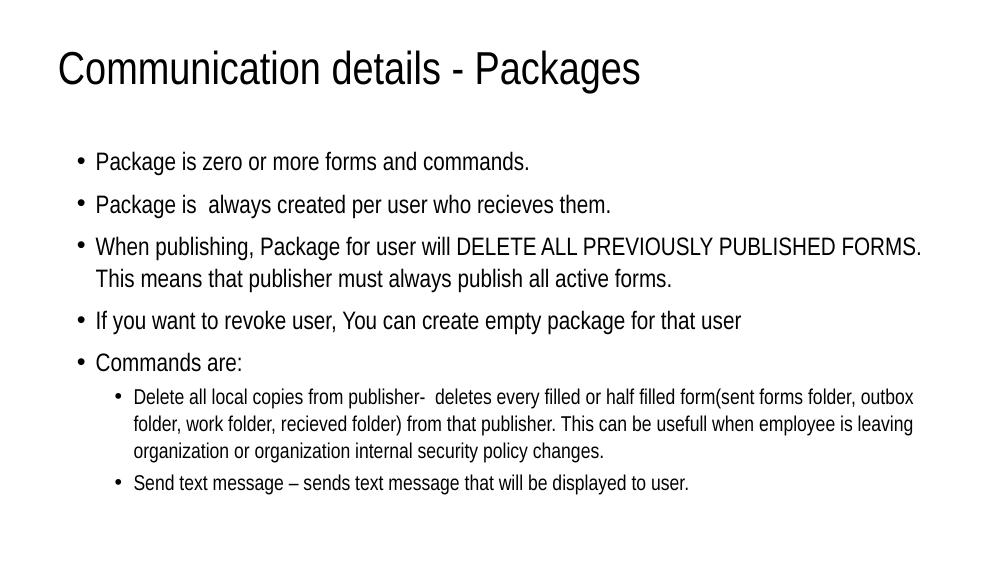
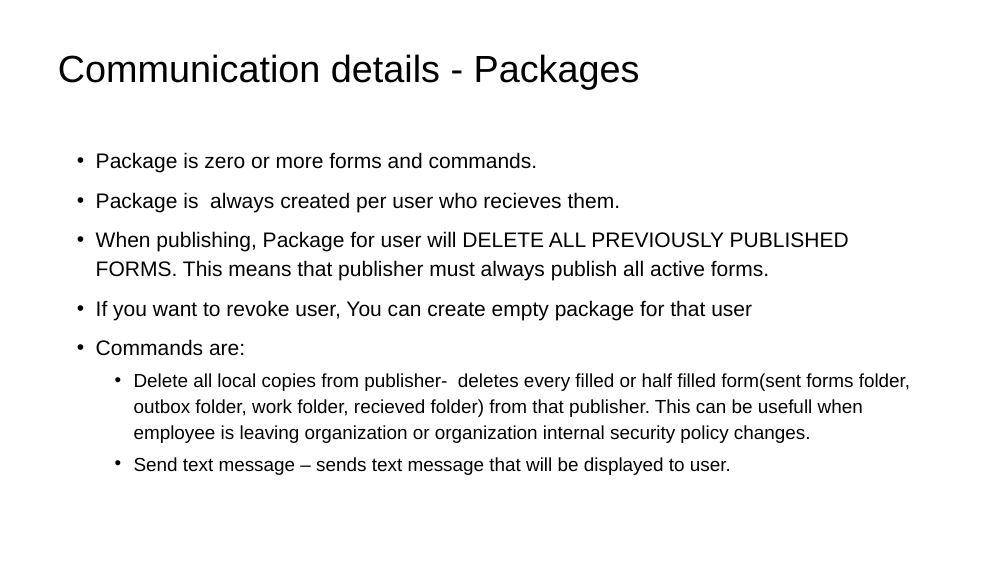
Before and after one commit to iivanic/DataChief, a slide deck: slide 5 of DataChief Communication Configuration.odp. Drawn at 1008x567 pixels with LibreOffice and Linux fonts; fonts in the diff are those of the drawing. Boxes give left, top, right and bottom in pixels: in the first picture for what was removed or moved away, otherwise in the second. Text is boxed around its words. In the diff, an @@ line names an element or a change of style, - is before the commit and + after.

```diff
--- a/DataChief Communication Configuration.odp
+++ b/DataChief Communication Configuration.odp
@@ title "Communication details - Packages" at [58, 54, 640, 89]: size 44 to 36 pt, font Arial Narrow to Arial @@
@@ text "Package is zero or more ..." at [96, 152, 910, 475]: size 24.1 to 20 pt in "Package is zero or more forms and ...", "Package is always created per user who ...", "When publishing, Package for user will DELETE ...", "If you want to revoke user, You ..." and 1 more places; font Arial Narrow to Arial; size 20.4 to 18 pt in "Delete all local copies from publisher- deletes ...", "Send text message – sends text message ..."; line spacing 1.05 to 1.15 @@
```
Also in this commit, not shown: 4 other slides changed.
